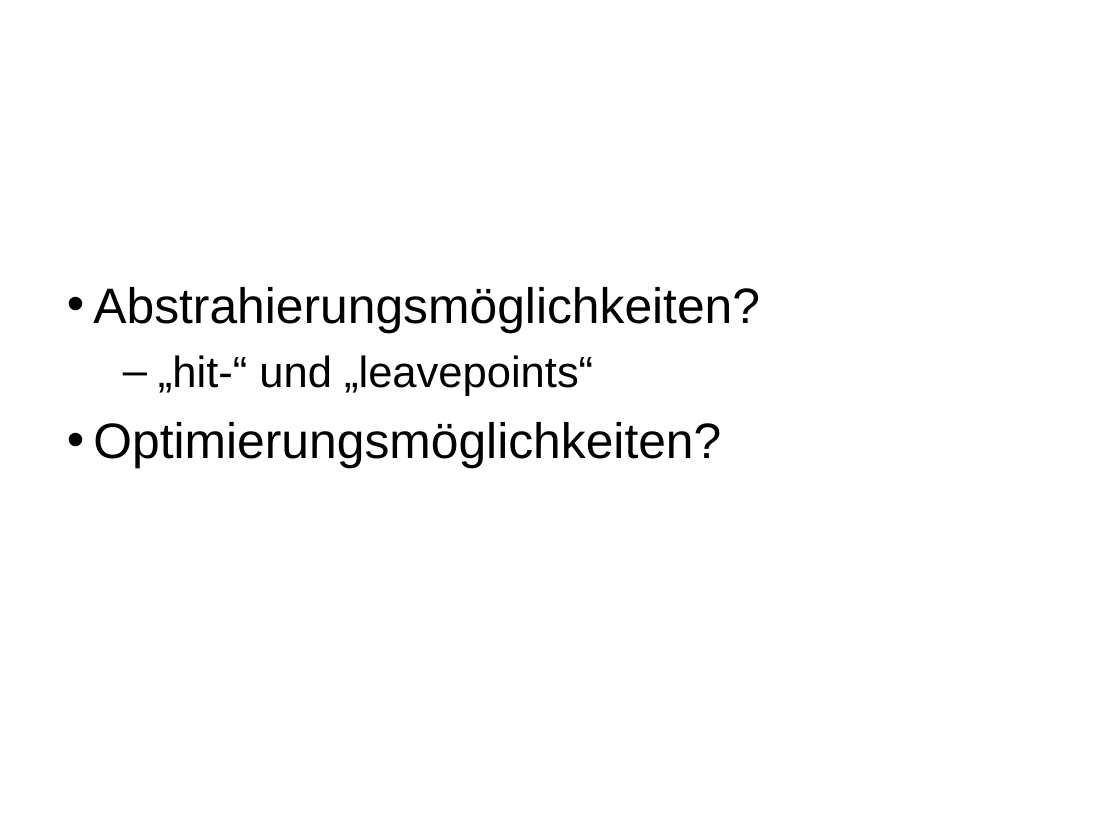
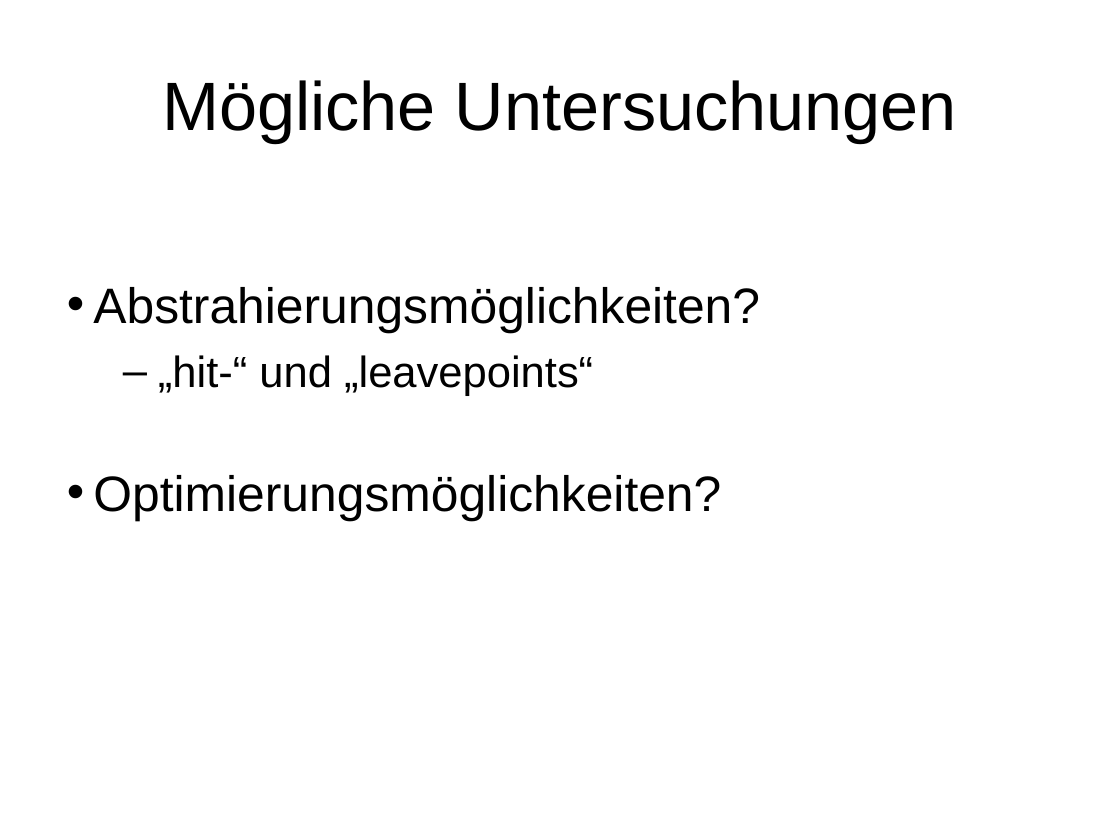
Before and after one commit to khase/MotionPlanning, a slide deck: slide 3 of Seminar/Themenvorschlag-3D-Print.ppt. Drawn at 1120x840 pixels with LibreOffice and Linux fonts; fonts in the diff are those of the drawing. Boxes give left, top, right and bottom in pixels: in the first picture for what was removed or moved away, otherwise in the second. Text is boxed around its words. In the diff, an @@ line names an element or a change of style, - is before the commit and + after.

```diff
--- a/Seminar/Themenvorschlag-3D-Print.ppt
+++ b/Seminar/Themenvorschlag-3D-Print.ppt
@@ title added at (162,80,957,143), 44 pt, text #000000 @@
+Mögliche Untersuchungen
@@ text "Abstrahierungsmöglichkeiten?" rewrapped from (93,287,760,469) to (93,287,760,521) @@
```
Also in this commit, not shown: 2 other slides changed, 17 other files.
